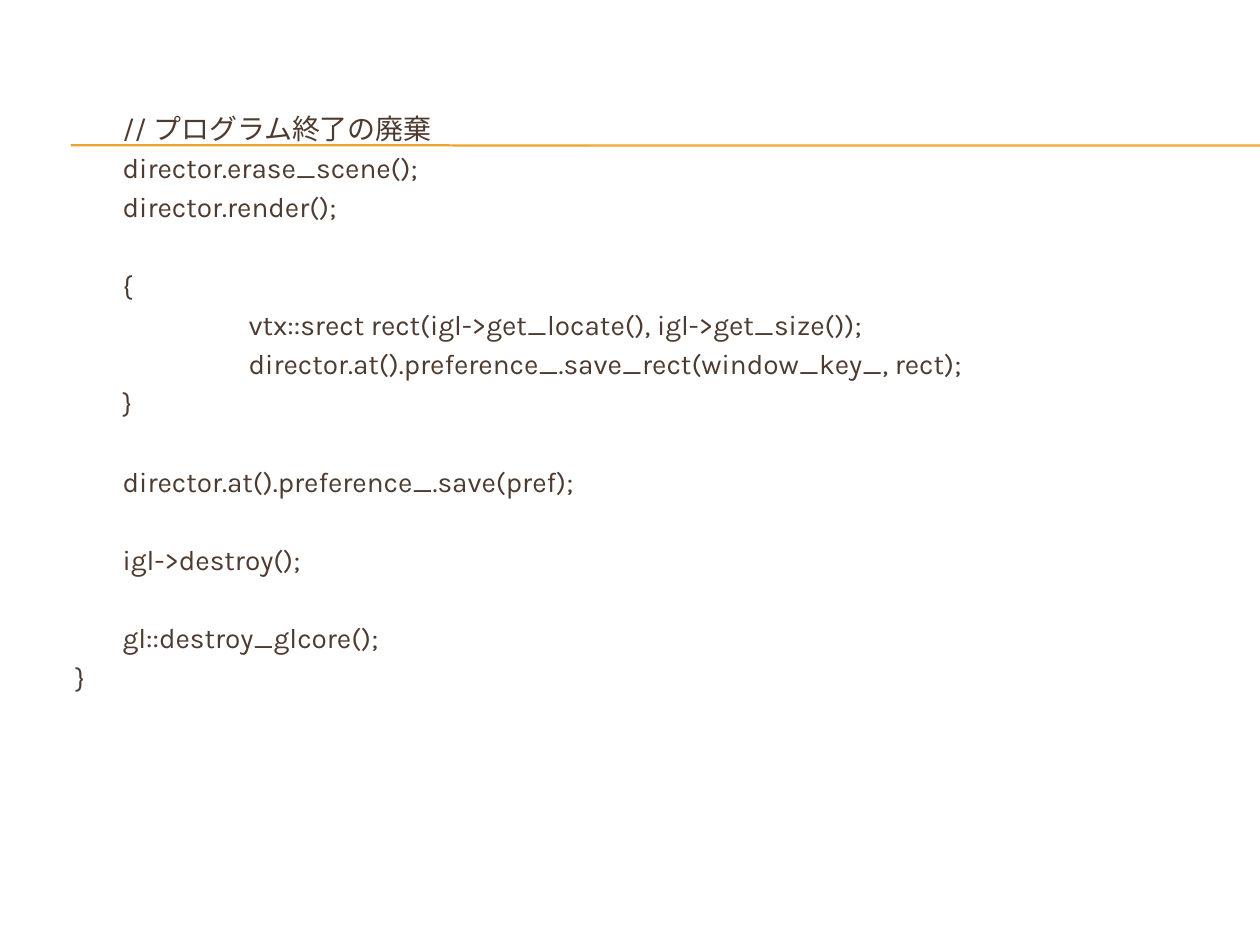
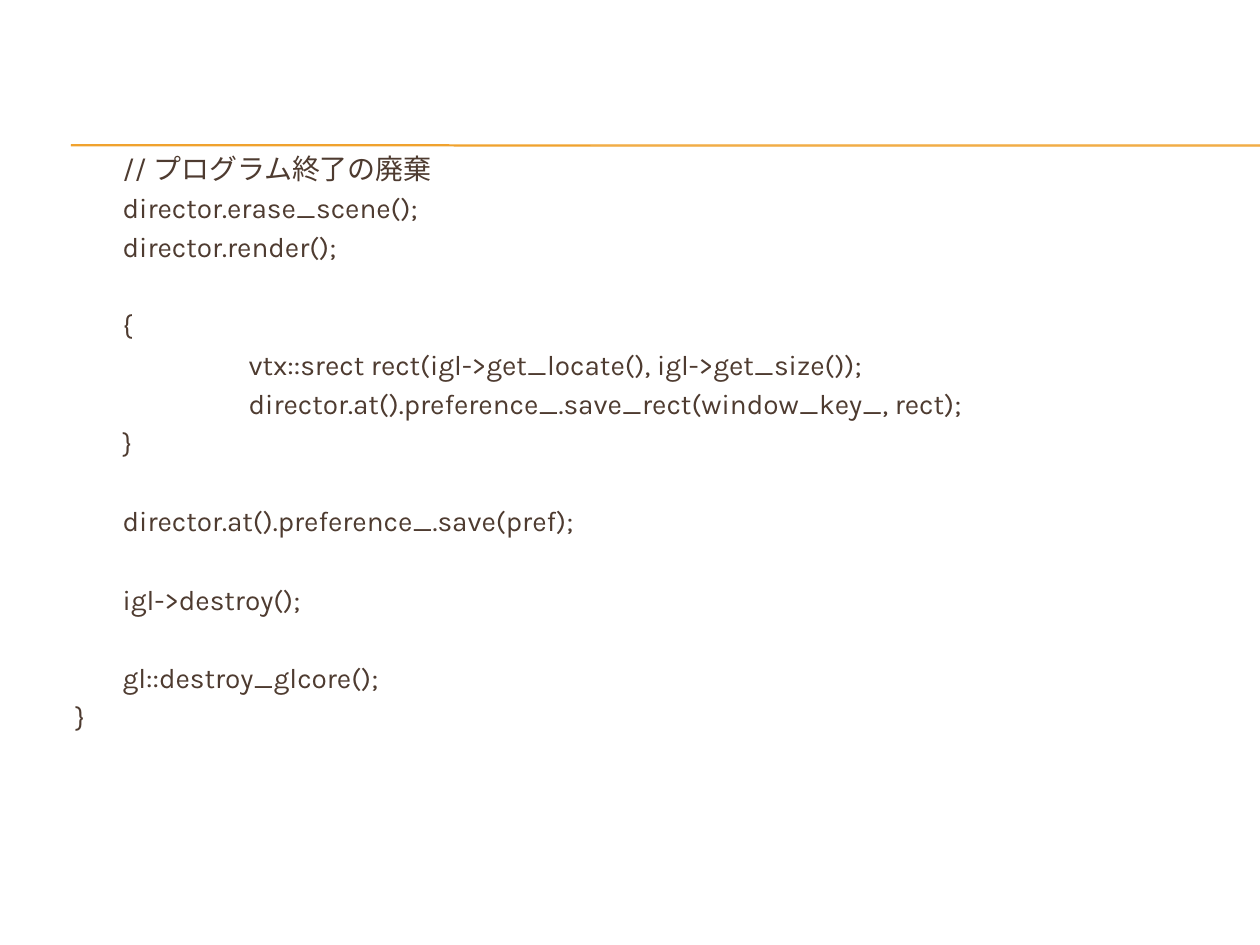
Before and after one commit to hirakuni45/glfw3_app, a slide deck: slide 31 of glfw3_app/docs/GLFW3_OpenGL_GUI.pptx (slide 29 before the commit). Drawn at 1260x945 pixels with LibreOffice and Linux fonts; fonts in the diff are those of the drawing; background and template pictures are left out. Boxes give left, top, right and bottom in pixels: in the first picture for what was removed or moved away, otherwise in the second. Text is boxed around its words. In the diff, an @@ line names an element or a change of style, - is before the commit and + after.

```diff
--- a/glfw3_app/docs/GLFW3_OpenGL_GUI.pptx
+++ b/glfw3_app/docs/GLFW3_OpenGL_GUI.pptx
@@ text "// プログラム終了の廃棄": place and size @@
-text "// プログラム終了の廃棄" at [123,115,962,655]
+text "// プログラム終了の廃棄" at [123,155,962,695]
```
Also in this commit, not shown: 8 other slides changed, 5 slides added, 1 slide removed, 1 other file.
